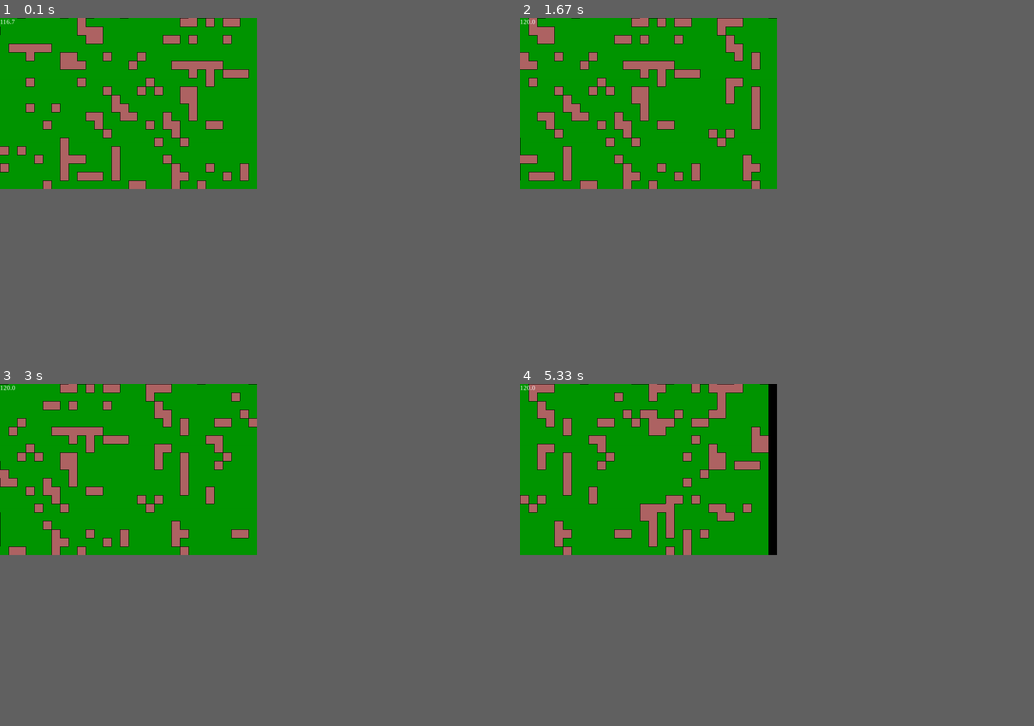
Above: before the commit, frames 1-4 (two rows, left to right).
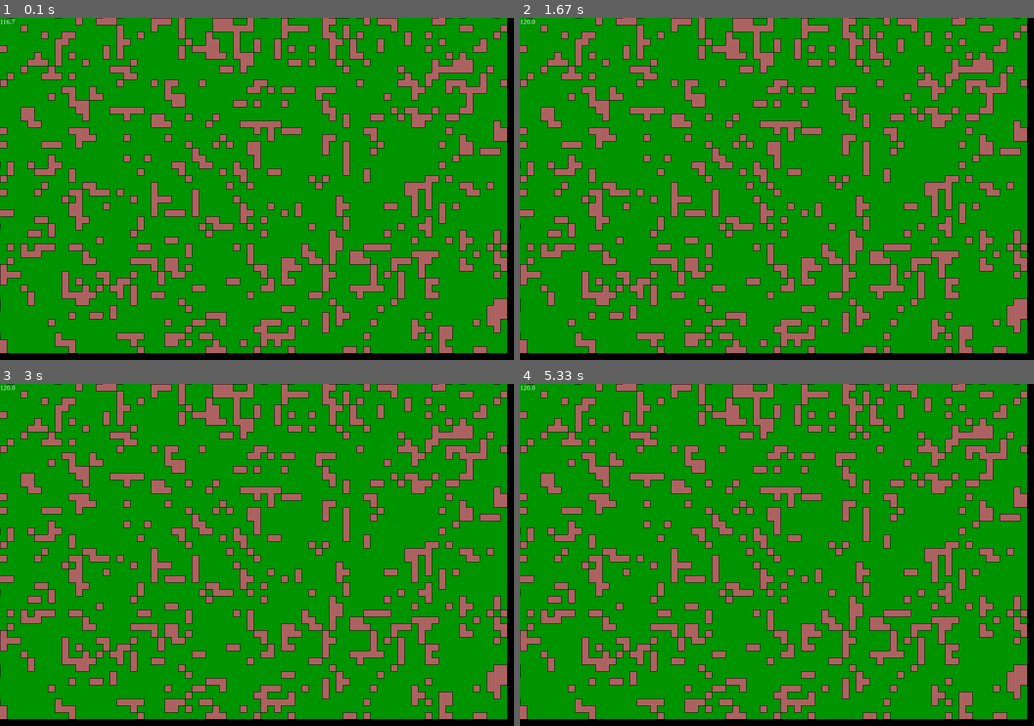
Above: after the commit, the same moments.

Repository: Name6672/python-testing
Game: pygame game, started from block colour grid.py
Same seed, same stepped clock (60 frames per second), same inputs: the game is played once before the commit and once after it.
Inputs (mouse positions are in pixels of both pictures, inside the frame that each line leads up to):
- Up to frame 1 (0.1 s): no input
- Up to frame 2 (1.67 s): click (777, 189) at 0.38 s; hold D 0.67-1.13 s; move the mouse to (782, 209) at 0.7 s; hold D 1.17-1.47 s
- Up to frame 3 (3 s): hold D 2-2.53 s; hold D from 2.9 s (still down)
- Up to frame 4 (5.33 s): release D at 3.3 s; hold D 3.33-3.7 s; click (854, 435) at 3.78 s; hold D 4.07-4.7 s; hold D from 5.13 s (still down)
The window is 450x300 before the commit and 900x600 after it. Grey fills any space a smaller window leaves; there, only what the larger window draws over its background counts as a difference.

The runs differ from the first frame. In frame 1, 29% of the frame differs, in the area x 0-100%, y 0-100%; in frame 2, 28%; in frame 3, 28%; in frame 4, 29%.

Commit message:
changed screen size and updated bug tracker

Diff:
--- a/block colour grid.py
+++ b/block colour grid.py
@@ -9,10 +9,10 @@
 
 
 #BUG TRACKER
-#ALL GOOD RIGHT NOW :D
+#dots left from borders in the corner of a block sometimes appear when a block is changed. fixed by updating nearby blocks or the whole camera. not a big problem so not planning to fix it
 
 #globals
-screen_size = width, height = (600,400)
+screen_size = width, height = (1200,800)
 fps = 10000#LIESSSS
 background_colour = 0x000000
 pygame.init()
